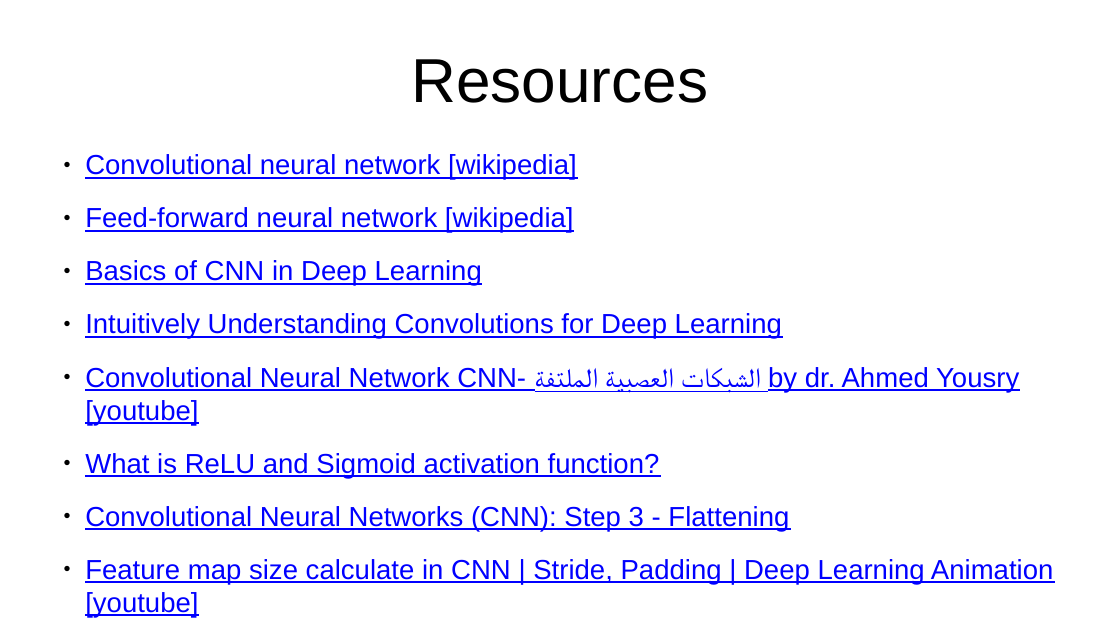
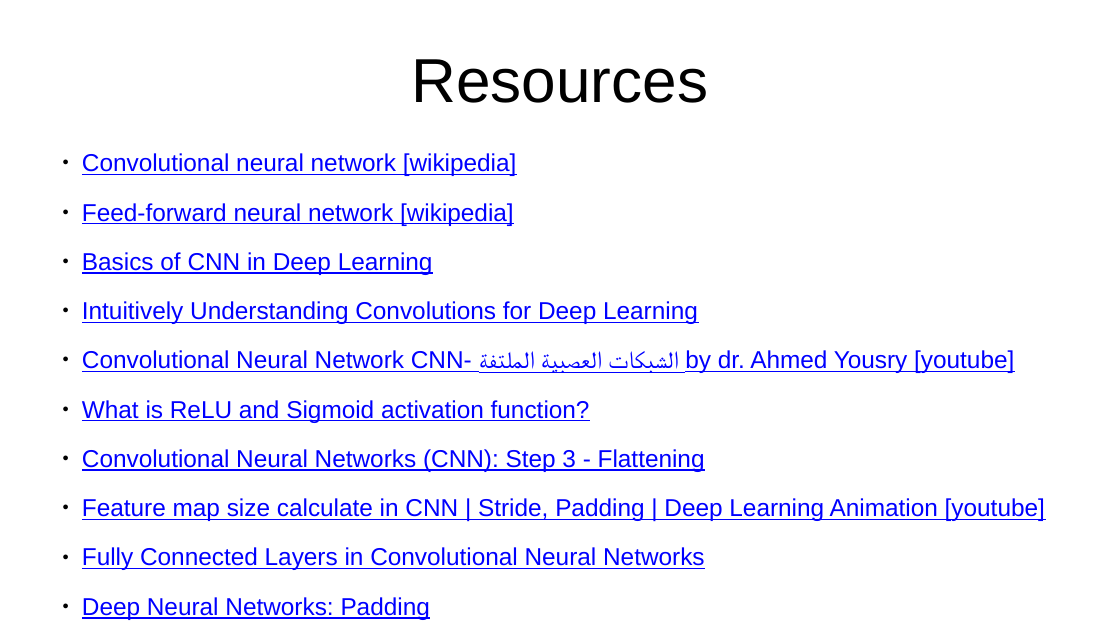
Before and after one commit to MoatasemGamal/ConvNN, a slide deck: slide 22 of CNN.pptx (slide 20 before the commit). Drawn at 1120x630 pixels with LibreOffice and Linux fonts; fonts in the diff are those of the drawing. Boxes give left, top, right and bottom in pixels: in the first picture for what was removed or moved away, otherwise in the second. Text is boxed around its words. In the diff, an @@ line names an element or a change of style, - is before the commit and + after.

```diff
--- a/CNN.pptx
+++ b/CNN.pptx
@@ text at [82, 153, 1045, 570]: size 19.5 to 17.3 pt; indent changed @@
@@ text at [82, 597, 430, 620]: paragraph added @@
+● Deep Neural Networks: Padding
```
Also in this commit, not shown: 2 other slides changed, 2 slides added.
